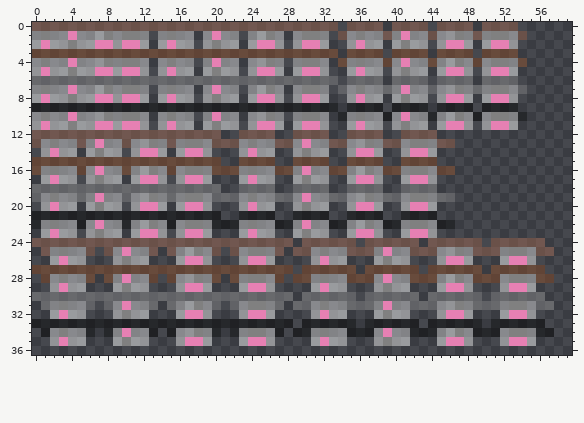
Pixel-art sprite -- Assets/CoreData/CharacterCreation/Appearances/Eyes1/Sprites/Eyes4.png. The picture above was drawn from the file before the commit.
The file is 64x64 pixels. Shown: x 0..59, y 0..36.
The same view after the edit:
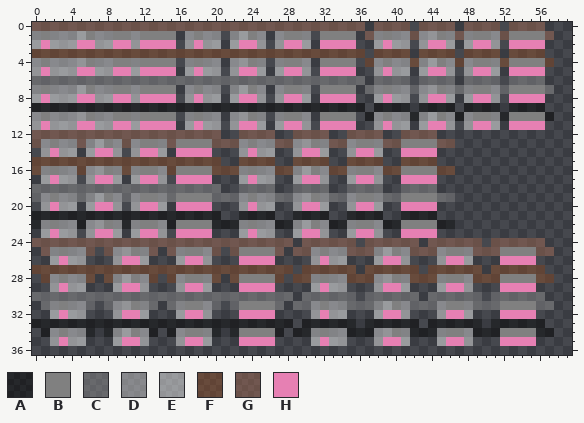
Palette (. is transparent): A #00000073  B #808080  C #91919173  D #d9d9d973  E #ffffff73  F #914e2773  G #a56a5273  H #e680b3
Commit: Update eye appearance sprites
Change:
Changed rows in their new state; - is an unchanged pixel.
first column x 4:
 0 ------------------------------G--.-G--.-G--.-G--.-GGG-
 1 DEBDDB-DBBB-.-B-D.-EBD.-BBD.BBBB.G-B-DG-EBDG-BBDGBBBBG
 2 EHHEEH-EHHH-.-H-E.-HHE.-HHE.HHHH..-H-E.-HHE.-HHE.HHHH-
 3 ------------------------------F--.-F--.-F--.-F--.-FFF-
 4 DEBDDB-DBBB-.-B-D.-EBD.-BBD.BBBB.F-B-DF-EBDF-BBDFBBBBF
 5 EHHEEH-EHHH-.-H-E.-HHE.-HHE.HHHH..-H-E.-HHE.-HHE.HHHH-
 6 ------------------------------C--.-C--.-C--.-C--.-CCC-
 7 DEBDDB-DBBB-.-B-D.-EBD.-BBD.BBBB.C-B-DC-EBDC-BBDCBBBBC
 8 EHHEEH-EHHH-.-H-E.-HHE.-HHE.HHHH..-H-E.-HHE.-HHE.HHHH-
 9 ------------------------------A--.-A--.-A--.-A--.-AAA-
10 DEBDDB-DBBB-.-B-D.-EBD.-BBD.BBBB.A-B-DA-EBDA-BBDABBBBA
11 EHHEEH-EHHH-.-H-E.-HHE.-HHE.HHHH..-H-E.-HHE.-HHE.HHHH-
13 ---EB---B---B--B----------EB----B----B--B-------------
14 ---HH-------H--H----------HH---------H--H-------------
16 ---EB---B---B--B----------EB----B----B--B-------------
17 ---HH-------H--H----------HH---------H--H-------------
19 ---EB---B---B--B----------EB----B----B--B-------------
20 ---HH-------H--H----------HH---------H--H-------------
22 ---EB---B---B--B----------EB----B----B--B-------------
23 ---HH-------H--H----------HH---------H--H-------------
25 ------EB-----B-----B--B------------EB-----B-----B--B--
26 ------HH-----------H--H------------HH-----------H--H--
28 ------EB-----B-----B--B------------EB-----B-----B--B--
29 ------HH-----------H--H------------HH-----------H--H--
31 ------EB-----B-----B--B------------EB-----B-----B--B--
32 ------HH-----------H--H------------HH-----------H--H--
34 ------EB-----B-----B--B------------EB-----B-----B--B--
35 ------HH-----------H--H------------HH-----------H--H--
Changed places in both pictures, as pixel boxes (x1, y1, x2, y2):
changed: (68, 22, 554, 346)
